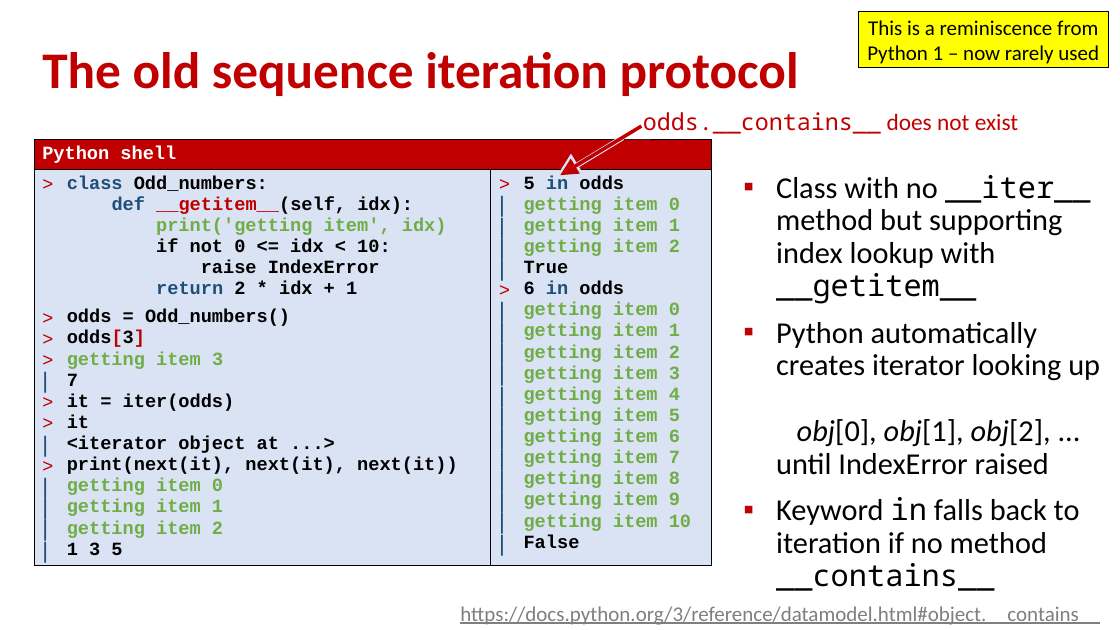
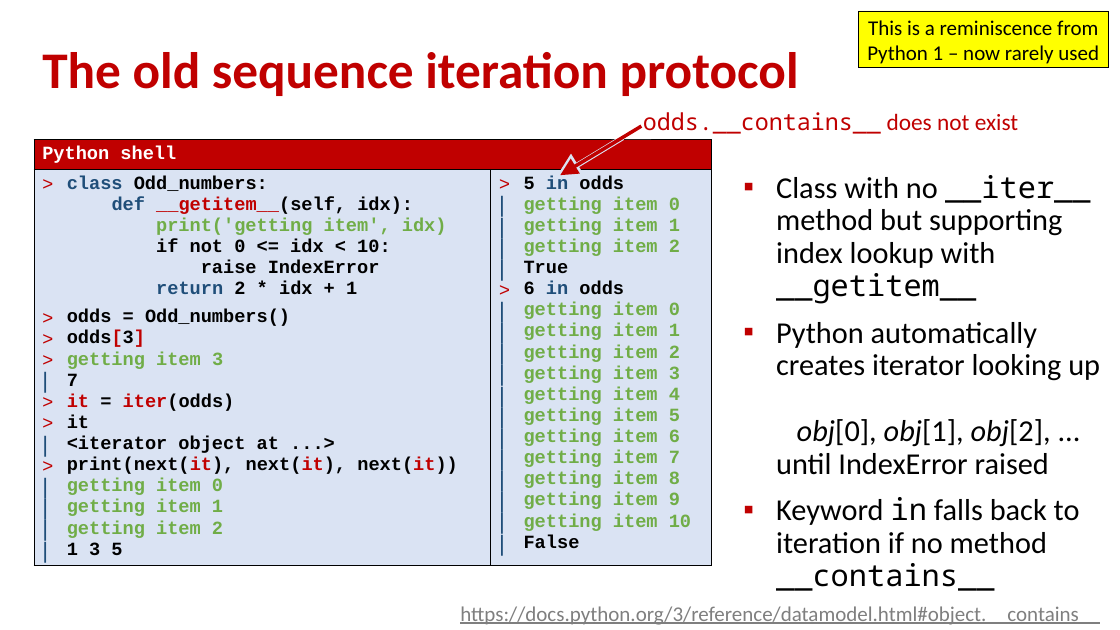
Before and after one commit to gsbrodal/gsbrodal.github.io, a slide deck: slide 12 of ipsa/slides/generator.pptx (slide 11 before the commit). Drawn at 1120x630 pixels with LibreOffice and Linux fonts; fonts in the diff are those of the drawing. Boxes give left, top, right and bottom in pixels: in the first picture for what was removed or moved away, otherwise in the second. Text is boxed around its words. In the diff, an @@ line names an element or a change of style, - is before the commit and + after.

```diff
--- a/ipsa/slides/generator.pptx
+++ b/ipsa/slides/generator.pptx
@@ table at (x1=34, y1=139, x2=712, y2=589) @@
@@ text colour #000000 to #C00000 in "it iter(odds)", "print(next(it), next(it), next(it))" @@
```
Also in this commit, not shown: 9 other slides changed, 1 slide added, 7 other files.
